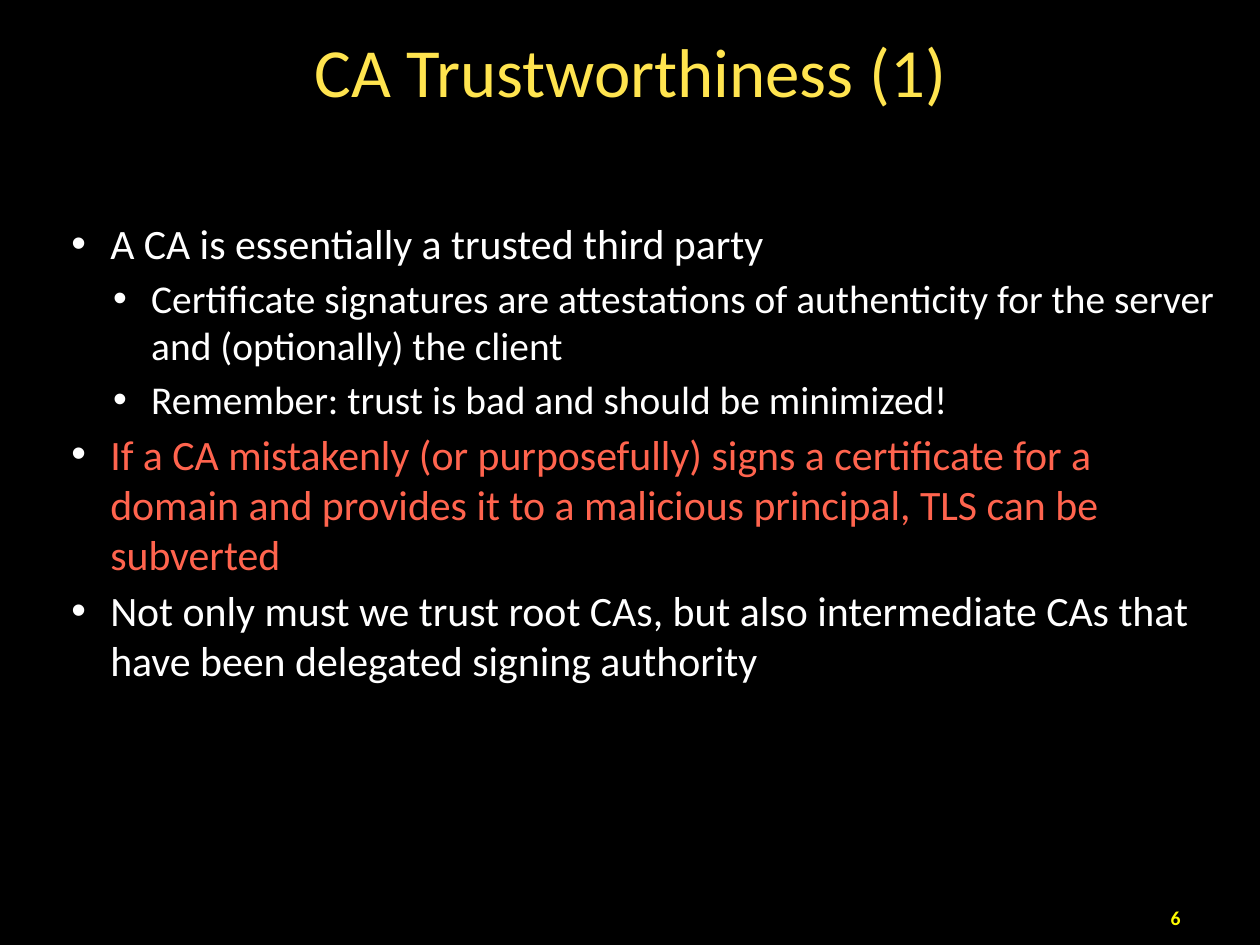
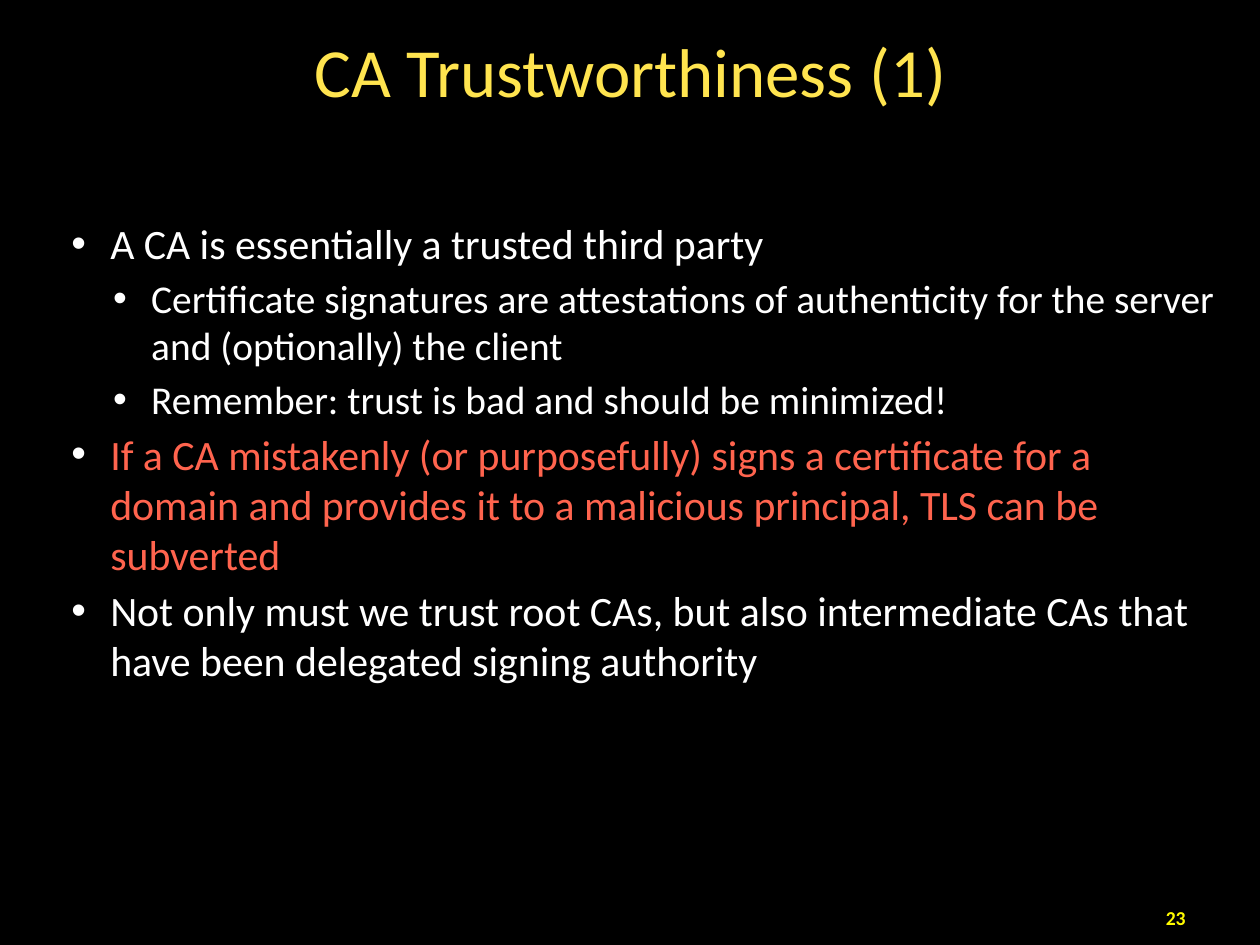
Before and after one commit to taejoong/taejoong.github.io, a slide deck: slide 23 of courses/csci-351/handouts/19-TLS.pptx (slide 6 before the commit). Drawn at 1260x945 pixels with LibreOffice and Linux fonts; fonts in the diff are those of the drawing. Boxes give left, top, right and bottom in pixels: in the first picture for what was removed or moved away, otherwise in the second. Text is boxed around its words. In the diff, an @@ line names an element or a change of style, - is before the commit and + after.

```diff
--- a/courses/csci-351/handouts/19-TLS.pptx
+++ b/courses/csci-351/handouts/19-TLS.pptx
@@ page number added at [1166, 912, 1186, 925], 16 pt, text #FFFB00, bold @@
+23
@@ page number removed at [1171, 911, 1181, 925] @@
-6
```
Also in this commit, not shown: 10 other slides changed, 19 slides added, 1 slide removed, 2 other files.
